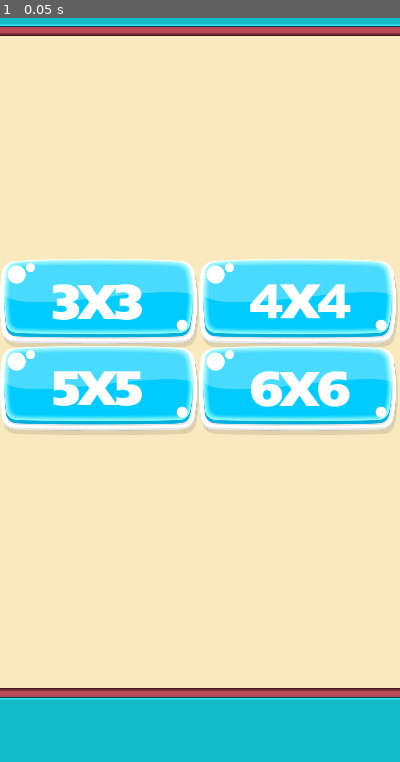
Above: before the commit, frame 1.
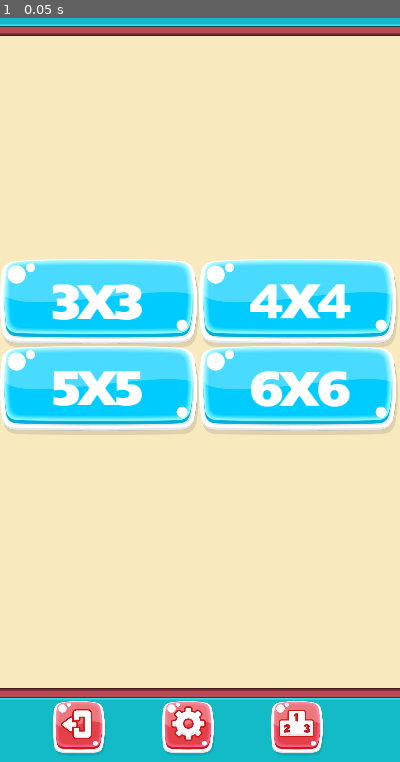
Above: after the commit, the same moment.

Repository: ahmetilgin/WordFinding
Game: Godot game, scene res://MainMenu.tscn
The game is run twice, just before and just after one commit, with the same random seed, the same clock (stepped at 60 frames per second) and the same inputs.
Inputs:
- Up to frame 1 (0.05 s): no input

The runs differ from the first frame. In frame 1, 2.6% of the frame differs, in the area x 13-81%, y 91-99%.

Commit message:
menu par1

Diff:
--- /dev/null
+++ b/Interface.gd
@@ -0,0 +1,21 @@
+extends Node2D
+
+
+# Declare member variables here. Examples:
+# var a = 2
+# var b = "text"
+
+
+# Called when the node enters the scene tree for the first time.
+func _ready():
+	var size = get_node("ExitButton").get_texture().get_size()  * 3 + Vector2(3,3)
+	var oran = OS.window_size / size
+	scale.x = oran.x
+	scale.y = oran.x
+	set_global_position(Vector2(OS.window_size.x / 2  - size.x / 4 ,OS.window_size.y - size.y / 10))
+	pass # Replace with function body.
+
+
+# Called every frame. 'delta' is the elapsed time since the previous frame.
+#func _process(delta):
+#	pass
--- a/MainMenu.tscn
+++ b/MainMenu.tscn
@@ -1,9 +1,16 @@
-[gd_scene load_steps=5 format=2]
+[gd_scene load_steps=12 format=2]
 
 [ext_resource path="res://assets/mainscreetopgui.png" type="Texture" id=1]
 [ext_resource path="res://LevelSelect.tscn" type="PackedScene" id=2]
 [ext_resource path="res://MainMenu.gd" type="Script" id=3]
 [ext_resource path="res://assets/bottomgui.png" type="Texture" id=4]
+[ext_resource path="res://assets/buttons/g6513-4.png" type="Texture" id=5]
+[ext_resource path="res://assets/buttons/g8005-0.png" type="Texture" id=6]
+[ext_resource path="res://assets/buttons/g6157-1.png" type="Texture" id=7]
+[ext_resource path="res://assets/buttons/g7649-6.png" type="Texture" id=8]
+[ext_resource path="res://assets/buttons/g8661-6.png" type="Texture" id=9]
+[ext_resource path="res://assets/buttons/g7169-9.png" type="Texture" id=10]
+[ext_resource path="res://Interface.gd" type="Script" id=11]
 
 [node name="MainMenu" type="Node2D"]
 script = ExtResource( 3 )
@@ -24,9 +31,9 @@
 
 [node name="topgui" type="TextureRect" parent="."]
 margin_left = -83.2051
-margin_top = 688.909
+margin_top = 693.399
 margin_right = 1289.79
-margin_bottom = 943.909
+margin_bottom = 948.399
 texture = ExtResource( 1 )
 __meta__ = {
 "_edit_use_anchors_": false
@@ -41,3 +48,24 @@
 __meta__ = {
 "_edit_use_anchors_": false
 }
+
+[node name="Interface" type="Node2D" parent="."]
+position = Vector2( 6.72717, 521.356 )
+script = ExtResource( 11 )
+
+[node name="ExitButton" type="TouchScreenButton" parent="Interface"]
+scale = Vector2( 0.4, 0.4 )
+normal = ExtResource( 8 )
+pressed = ExtResource( 7 )
+
+[node name="SettingButton" type="TouchScreenButton" parent="Interface"]
+position = Vector2( 160, 0 )
+scale = Vector2( 0.4, 0.4 )
+normal = ExtResource( 6 )
+pressed = ExtResource( 5 )
+
+[node name="LeaderBoardButton" type="TouchScreenButton" parent="Interface"]
+position = Vector2( 320, 0 )
+scale = Vector2( 0.4, 0.4 )
+normal = ExtResource( 9 )
+pressed = ExtResource( 10 )
--- /dev/null
+++ b/OptionMenu.tscn
@@ -0,0 +1,53 @@
+[gd_scene load_steps=6 format=2]
+
+[ext_resource path="res://assets/buttons/g7765-0.png" type="Texture" id=1]
+[ext_resource path="res://assets/freegui/svg/paused.png" type="Texture" id=2]
+[ext_resource path="res://assets/buttons/g7825-2.png" type="Texture" id=3]
+[ext_resource path="res://assets/buttons/g6273-4.png" type="Texture" id=4]
+[ext_resource path="res://assets/buttons/g6333-9.png" type="Texture" id=5]
+
+[node name="OptionMenu" type="Control"]
+margin_right = 40.0
+margin_bottom = 40.0
+__meta__ = {
+"_edit_use_anchors_": false
+}
+
+[node name="TextureRect" type="TextureRect" parent="."]
+margin_left = 1.68179
+margin_right = 41.6818
+margin_bottom = 40.0
+texture = ExtResource( 2 )
+
+[node name="Audio" type="Control" parent="TextureRect"]
+margin_left = 11.8111
+margin_top = 70.6393
+margin_right = 51.8111
+margin_bottom = 110.639
+__meta__ = {
+"_edit_use_anchors_": false
+}
+
+[node name="SFX" type="TextureButton" parent="TextureRect/Audio"]
+margin_left = 112.253
+margin_top = 179.962
+margin_right = 307.253
+margin_bottom = 383.962
+rect_scale = Vector2( 0.5, 0.5 )
+toggle_mode = true
+texture_normal = ExtResource( 5 )
+texture_pressed = ExtResource( 3 )
+__meta__ = {
+"_edit_use_anchors_": false
+}
+
+[node name="Music" type="TextureButton" parent="TextureRect/Audio"]
+anchor_right = 1.0
+margin_left = 243.529
+margin_top = 172.911
+margin_right = 398.529
+margin_bottom = 376.911
+rect_scale = Vector2( 0.5, 0.5 )
+toggle_mode = true
+texture_normal = ExtResource( 4 )
+texture_pressed = ExtResource( 1 )
Not shown, changed: assets/freegui/svg/Window.svg
Binary file added: assets/freegui/svg/paused.png
